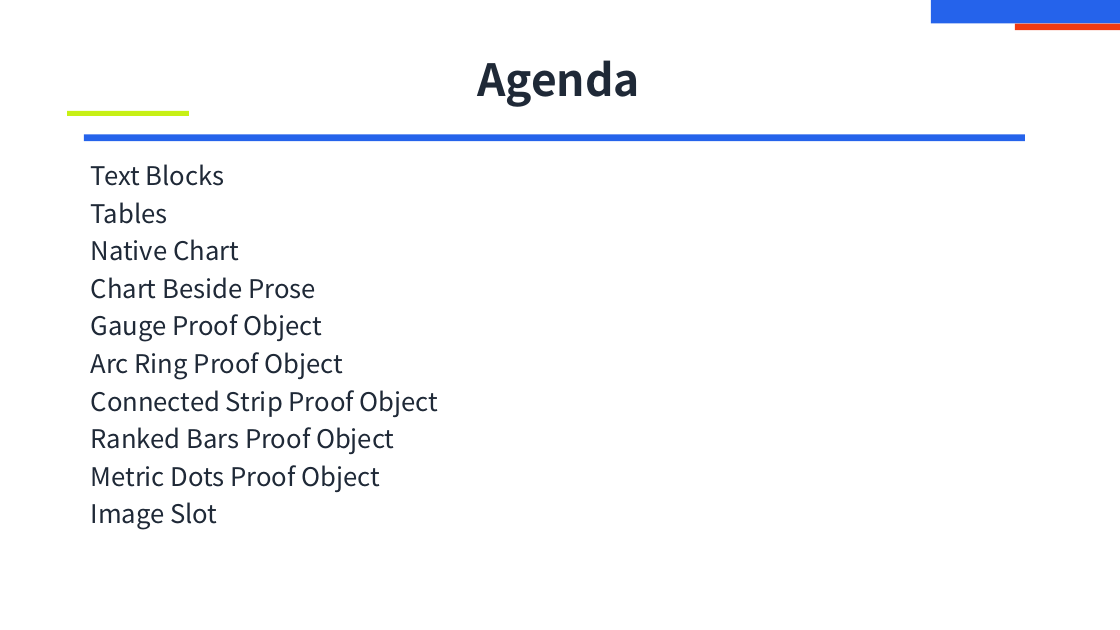
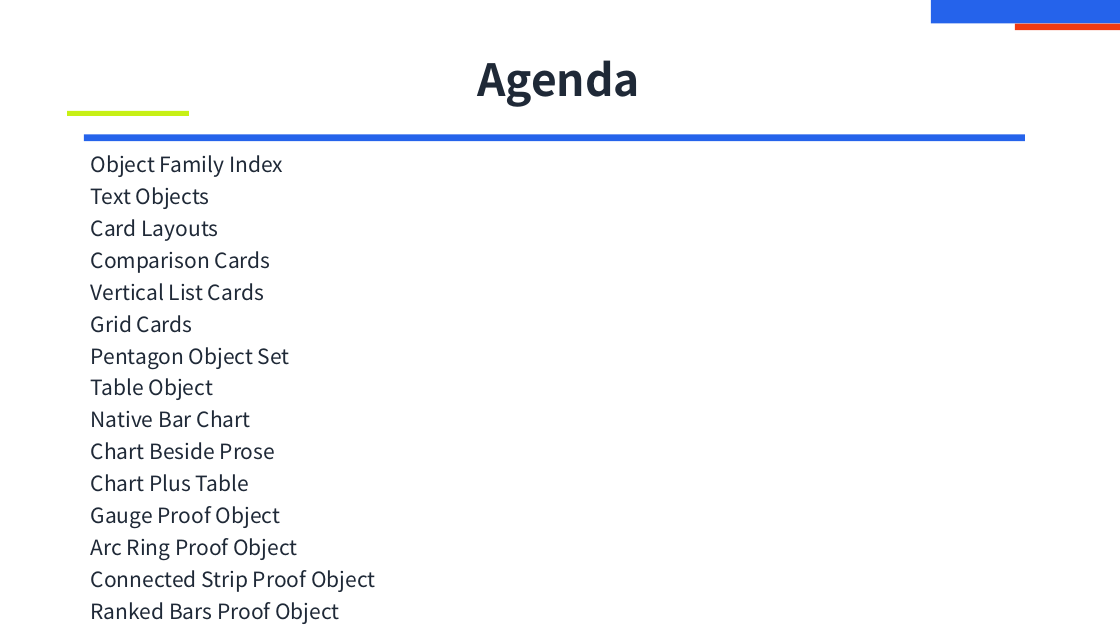
Before and after one commit to ch040602/mdpr-skill, a slide deck: slide 2 of artifacts/intro-decks/element-catalog/deck.pptx. Drawn at 1120x630 pixels with LibreOffice and Linux fonts; fonts in the diff are those of the drawing. Boxes give left, top, right and bottom in pixels: in the first picture for what was removed or moved away, otherwise in the second. Text is boxed around its words. In the diff, an @@ line names an element or a change of style, - is before the commit and + after.

Commit message:
Expand MDPR object catalog deck

```diff
--- a/artifacts/intro-decks/element-catalog/deck.pptx
+++ b/artifacts/intro-decks/element-catalog/deck.pptx
@@ text at bbox=[91, 155, 283, 177]: text changed; size 22 to 18 pt @@
-Text Blocks
+Object Family Index
@@ text at bbox=[91, 187, 210, 209]: text changed; size 22 to 18 pt @@
-Tables
+Text Objects
@@ text at bbox=[91, 219, 219, 241]: text changed; size 22 to 18 pt @@
-Native Chart
+Card Layouts
@@ text added at bbox=[91, 251, 271, 273], 18 pt, text #1F2937 @@
+Comparison Cards
@@ text added at bbox=[91, 283, 264, 301], 18 pt, text #1F2937 @@
+Vertical List Cards
@@ text added at bbox=[91, 315, 193, 333], 18 pt, text #1F2937 @@
+Grid Cards
@@ text at bbox=[91, 347, 290, 369]: text changed; size 22 to 18 pt @@
-Connected Strip Proof Object
+Pentagon Object Set
@@ text at bbox=[91, 378, 213, 400]: text changed; size 22 to 18 pt @@
-Ranked Bars Proof Object
+Table Object
@@ text added at bbox=[91, 410, 251, 428], 18 pt, text #1F2937 @@
+Native Bar Chart
@@ text "Chart Beside Prose": place and size @@
-text "Chart Beside Prose" at bbox=[91, 277, 316, 299]
+text "Chart Beside Prose" at bbox=[91, 442, 275, 460]
@@ text added at bbox=[91, 474, 249, 492], 18 pt, text #1F2937 @@
+Chart Plus Table
@@ text "Gauge Proof Object": place and size @@
-text "Gauge Proof Object" at bbox=[91, 314, 322, 342]
+text "Gauge Proof Object" at bbox=[91, 506, 280, 528]
@@ text removed at bbox=[91, 502, 217, 530] @@
-Image Slot
@@ text "Arc Ring Proof Object": place and size @@
-text "Arc Ring Proof Object" at bbox=[91, 352, 344, 380]
+text "Arc Ring Proof Object" at bbox=[91, 538, 297, 560]
@@ text added at bbox=[91, 570, 375, 592], 18 pt, text #1F2937 @@
+Connected Strip Proof Object
@@ size 22 to 18 pt in 4 elements at bbox=[91, 442, 275, 460], bbox=[91, 506, 280, 528], bbox=[91, 538, 297, 560], bbox=[91, 623, 1018, 630] @@
@@ text "Metric Dots Proof Object": place and size @@
-text "Metric Dots Proof Object" at bbox=[91, 465, 381, 492]
+text "Metric Dots Proof Object" at bbox=[91, 623, 1018, 630]
@@ text added at bbox=[91, 602, 339, 624], 18 pt, text #1F2937 @@
+Ranked Bars Proof Object
```
Also in this commit, not shown: 6 other slides changed, 15 slides added, 1 slide removed, 36 other files.
